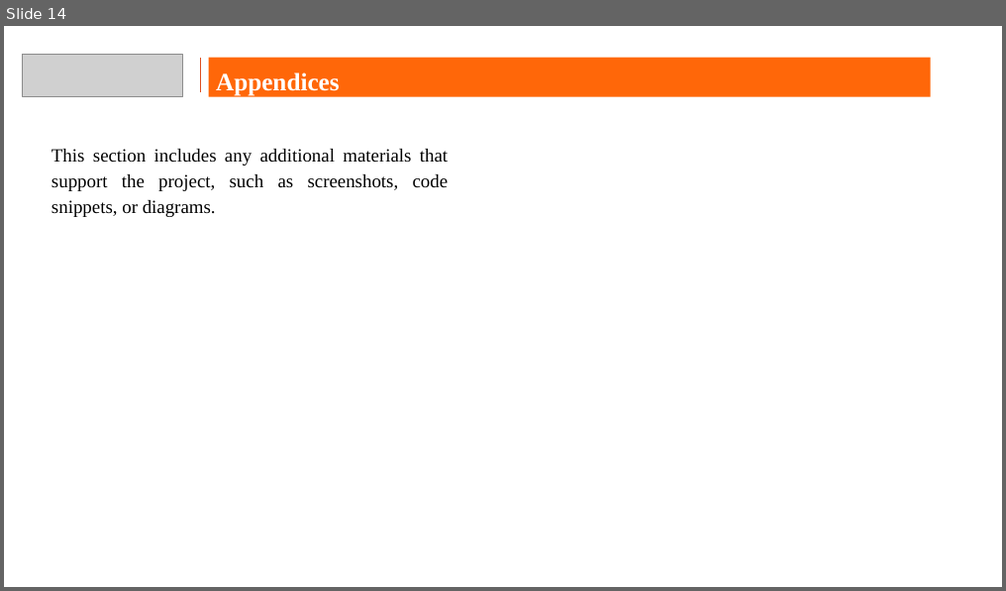
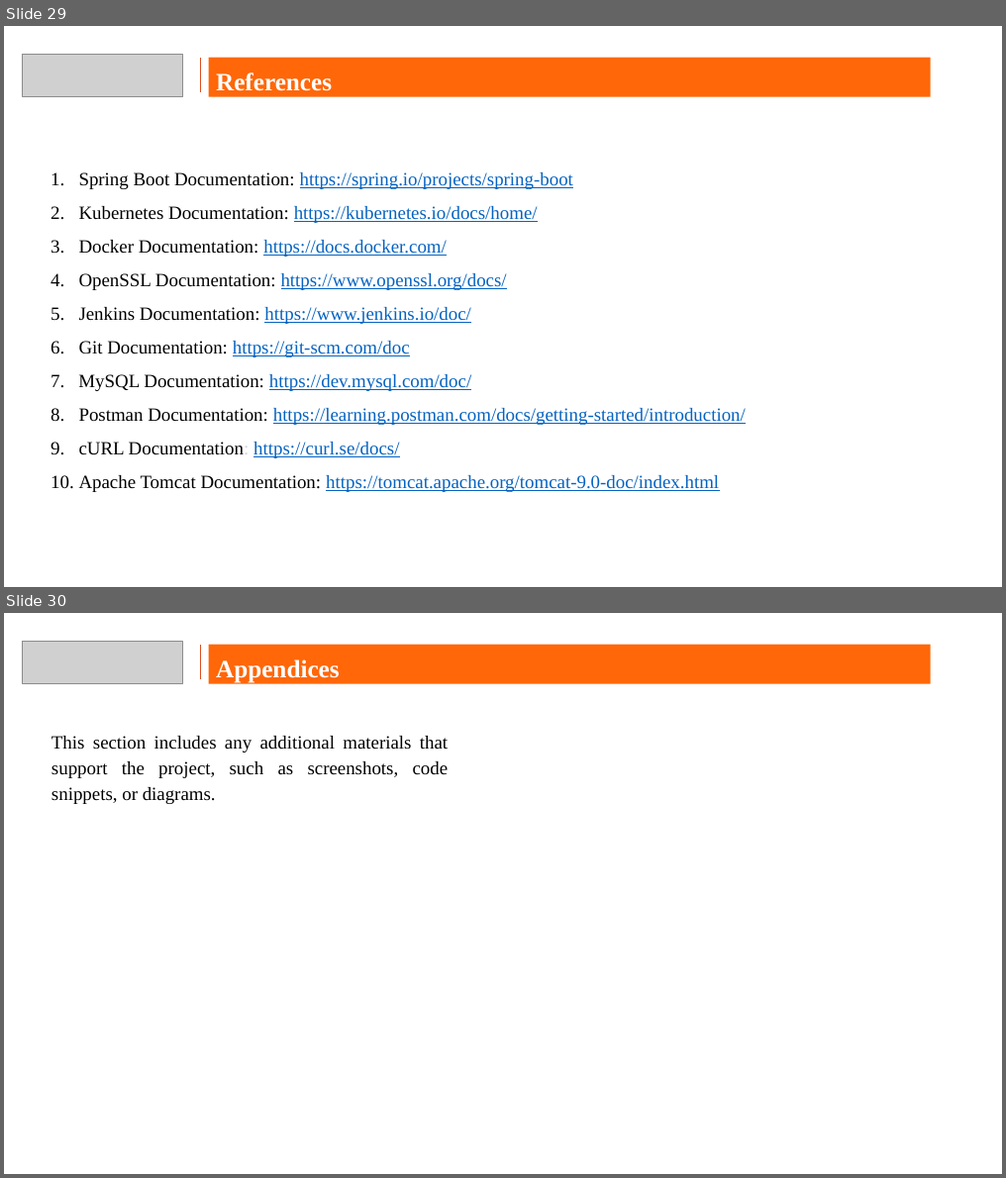
Before and after one commit to bharath210/HDFC_Capstone, a slide deck: Capstone Presentation Format Ver 1.0.pptx. Shown one above the other, each under a label of ours: slide 14 before the commit, slides 29 and 30 after it. The pictures are 1006x591 and 1006x1178 pixels, drawn with LibreOffice and Linux fonts; fonts in the diff are those of the drawing; grey boxes stand for pictures; background and template pictures are left out. Boxes give left, top, right and bottom in pixels: in the first picture for what was removed or moved away, otherwise in the second. Text is boxed around its words. In the diff, an @@ line names an element or a change of style, - is before the commit and + after.

Commit message:
added screenshots and ppt

```diff
--- a/Capstone Presentation Format Ver 1.0.pptx
+++ b/Capstone Presentation Format Ver 1.0.pptx
@@ slide 29 added at (4,26,1002,587), background picture (left out) @@
@@ picture added at (22,54,183,96) @@
@@ line added from (201, 58) to (201, 92), #DD4F22 1 pt @@
@@ rectangle added at (208,58,930,97), fill #FF6709, 24 pt, text #FFFFFF, bold @@
+References
@@ text added at (78,173,746,492), 18 pt, text #0563C1, underline @@
+1. Spring Boot Documentation: https://spring.io/projects/spring-boot
+2. Kubernetes Documentation: https://kubernetes.io/docs/home/
+3. Docker Documentation: https://docs.docker.com/
+4. OpenSSL Documentation: https://www.openssl.org/docs/
+5. Jenkins Documentation: https://www.jenkins.io/doc/
+6. Git Documentation: https://git-scm.com/doc
+7. MySQL Documentation: https://dev.mysql.com/doc/
+8. Postman Documentation: https://learning.postman.com/docs/getting-started/introduction/
+9. cURL Documentation: https://curl.se/docs/
+10. Apache Tomcat Documentation: https://tomcat.apache.org/tomcat-9.0-doc/index.html
@@ what was slide 14 is now slide 30 @@
```
Also in this commit, not shown: 8 slides changed, 21 other slides added, 5 slides removed, 40 other files.
